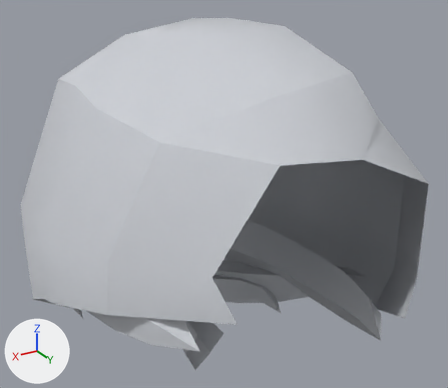
A saved change to the glTF model client/public/models/armour/helm_hood.glb.
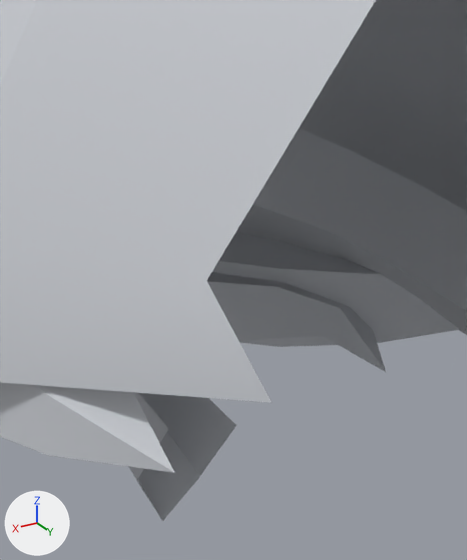
Each version appears first whole from a camera (50 mm lens) standing at (0.801, -0.859, 0.83) and looking at (-0.077, -2.323, 0.098), and next in a close-up on the part from 30% to 70% of the width and 44% to 99% of the height. Lighting does not change. The marker at lower left points along +X, +Y and +Z. The older version's two pictures come first. Vertices at exactly the same position are counted once.

Names of what the first close-up shows: 'Head'.
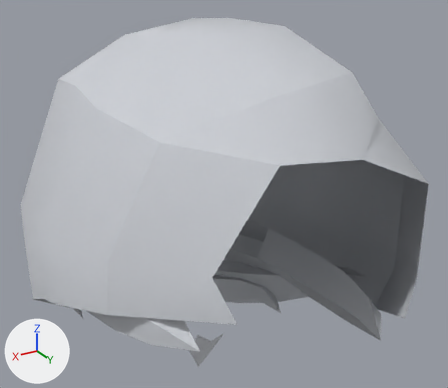
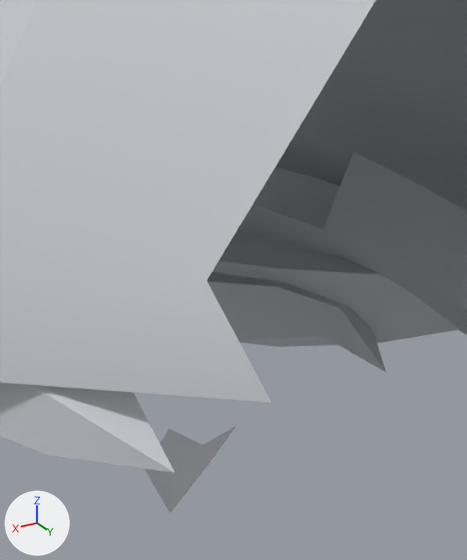
Boxes [x1, y1, x2, y2] around the edits, measured in the close-ups (467 x 560 px):
'Head', reshaped: before [0, 0, 467, 521]; after [0, 0, 467, 513]
part 1 of me_head, deleted: before [253, 128, 353, 229]
part 2 of me_head, reshaped: before [129, 392, 237, 521]; after [145, 426, 236, 513]

The change, as a diff of the scene's bpy script:
```diff
--- a/client/public/models/armour/helm_hood.glb.py
+++ b/client/public/models/armour/helm_hood.glb.py
@@ me_head @@
 # used by ob_head; location = (0.0, 0.0, 0.0)
-me_head.from_pydata(...)  # 318 vertices, 568 faces; spans x -0.499..0.499, y -3.035..-1.683, z -0.442..0.597
+me_head.from_pydata(...)  # 307 vertices, 502 faces; spans x -0.499..0.499, y -3.035..-1.683, z -0.442..0.597
+# me_head part 1
+# 10 vertices are removed from x -0.167..0.167, y -2.812..-2.73, z -0.201..-0.114
+# 60 faces are deleted
+# me_head part 2
+# 3 vertices are removed from x 0.089..0.164, y -2.128..-2.114, z -0.317..-0.264
+# 10 faces are deleted
+# 2 vertices are added at (0.108, -2.084, -0.211), (0.137, -2.105, -0.302)
+# 4 new faces join them
 me_head.materials.append(mat_steel)
```
